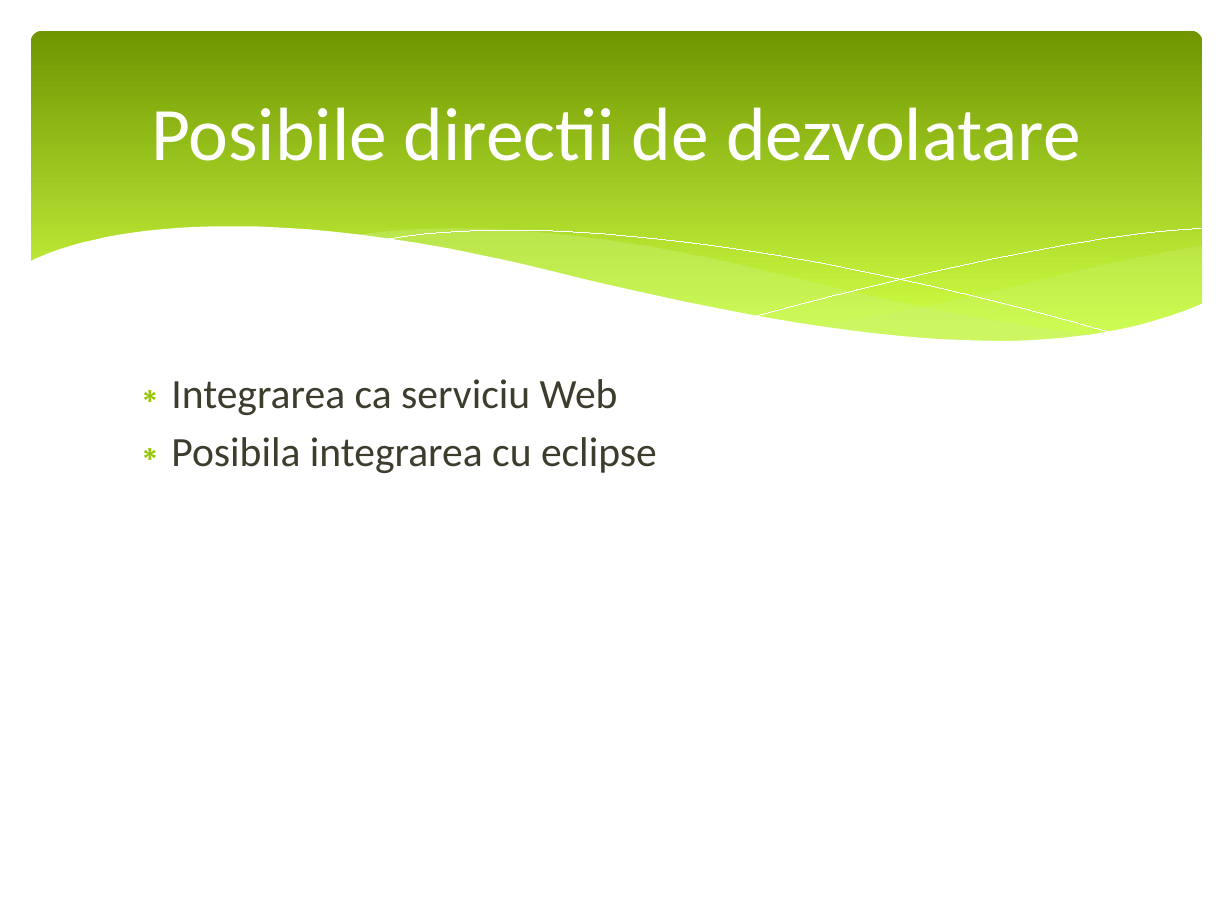
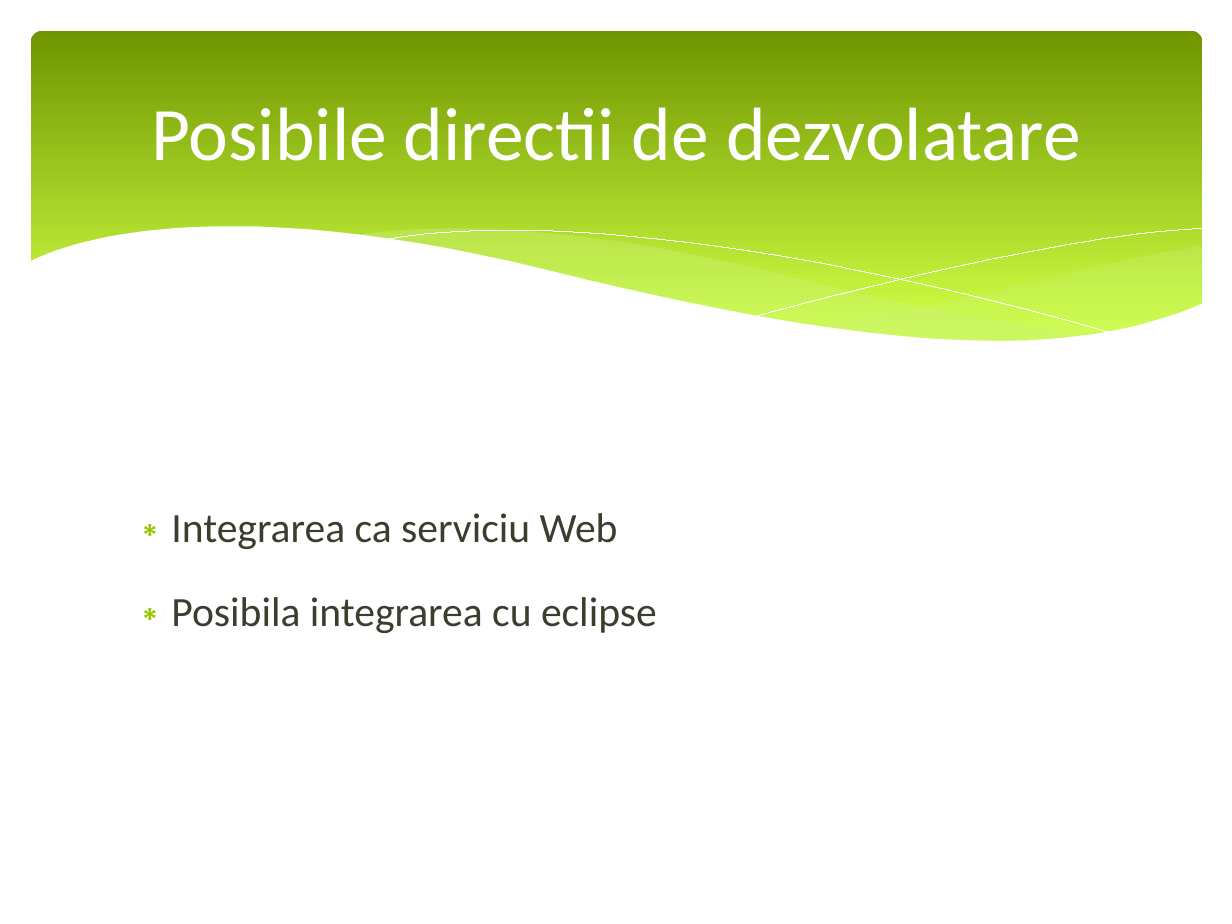
Before and after one commit to vladlep/licentavlad, a slide deck: slide 13 of doc/Prezentare licenta.pptx (slide 14 before the commit). Drawn at 1232x924 pixels with LibreOffice and Linux fonts; fonts in the diff are those of the drawing. Boxes give left, top, right and bottom in pixels: in the first picture for what was removed or moved away, otherwise in the second. Text is boxed around its words. In the diff, an @@ line names an element or a change of style, - is before the commit and + after.

```diff
--- a/doc/Prezentare licenta.pptx
+++ b/doc/Prezentare licenta.pptx
@@ text "Integrarea ca serviciu Web" at (171,513,657,633): vertical alignment top to middle @@
@@ text at (171,597,657,633): line spacing 1 to 1.5 @@
```
Also in this commit, not shown: 6 other slides changed, 2 slides added, 3 slides removed.
